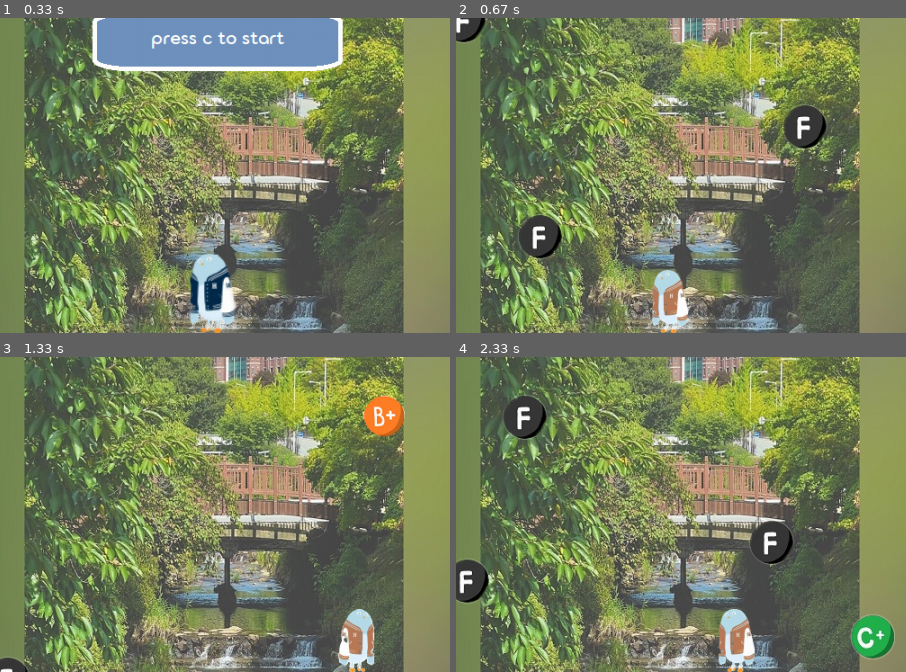
Above: before the commit, frames 1-4 (two rows, left to right).
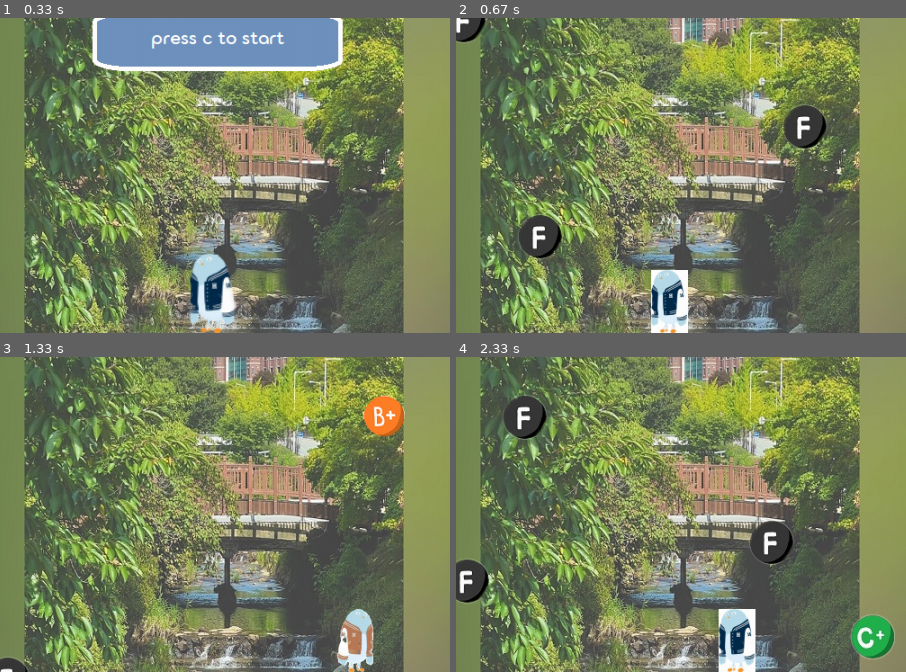
Above: after the commit, the same moments.

Repository: Burna0912/team_project
Game: pygame game, started from workspace/boo_pygame.py
Two runs of this game, one before a commit and one after it. Both use one fixed random seed, a clock stepped at 60 frames per second and the inputs below.
Inputs:
- Up to frame 1 (0.33 s): no input
- Up to frame 2 (0.67 s): tap C at 0.33 s
- Up to frame 3 (1.33 s): hold Right 0.67-1.13 s; hold Right from 1.17 s (still down)
- Up to frame 4 (2.33 s): release Right at 1.63 s; hold Left 1.67-2.2 s; hold Left from 2.23 s (still down)
The pictures show only the part of the screen within x 26-76%, y 50-100%; the shares and areas given below are measured in that part.

Frame 1 is identical in both runs. In frame 2, 1.1% of the frame differs, in the area x 43-52%, y 80-100%; in frame 3, 0.5%; in frame 4, 1.1%.

Commit message:
minor change

Diff:
--- a/workspace/boo_pygame.py
+++ b/workspace/boo_pygame.py
@@ -35,7 +35,7 @@
 background_2 = pygame.image.load("./../resource/images/BACK2.png") #2학기 배경
 GameOver = pygame.image.load("./../resource/images/OVER.png") #게임 오버
 
-BOO = pygame.image.load("./../resource/images/BOO_brown.png") # 기본 부
+BOO = pygame.image.load("./../resource/images/BOO.png") # 기본 부
 BOO_right = pygame.image.load("./../resource/images/BOO_brown_right.png")
 #BOO_brown = pygame.image.load("./../resource/images/BOO_brown.png") #갈색 부
 
